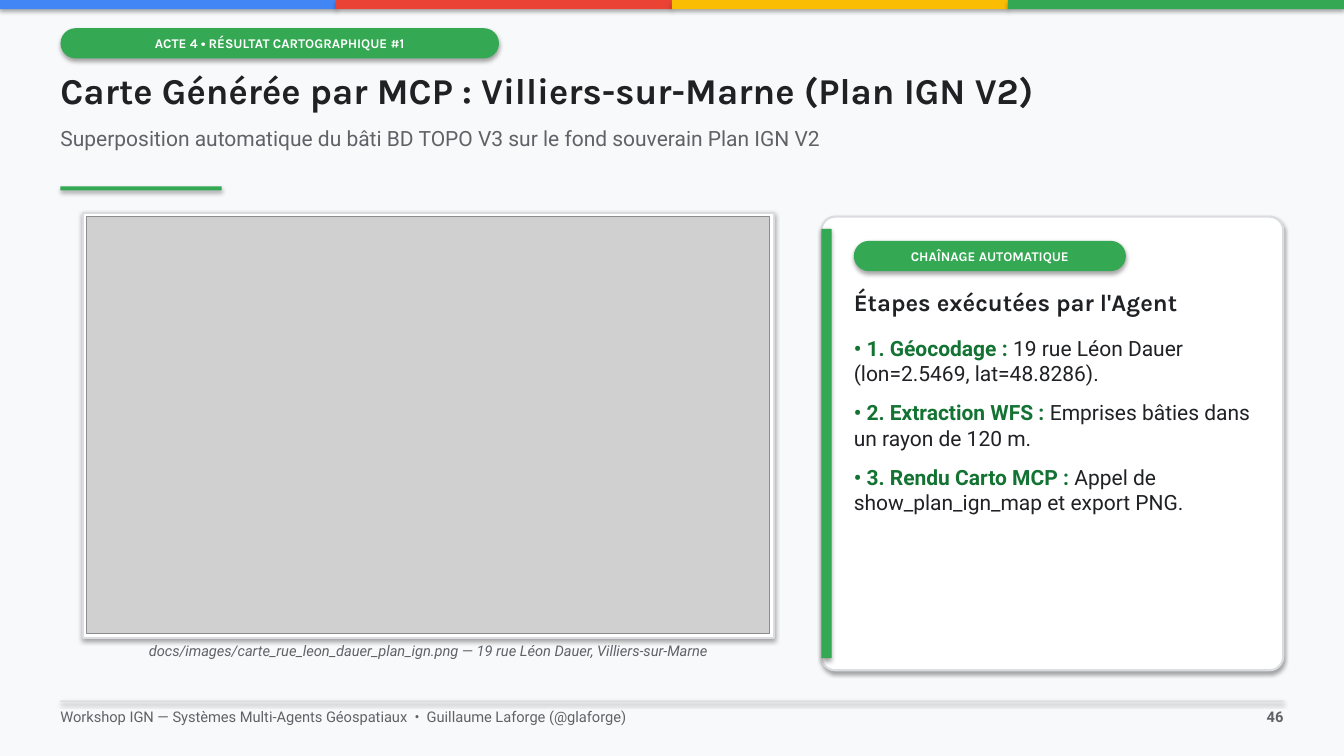
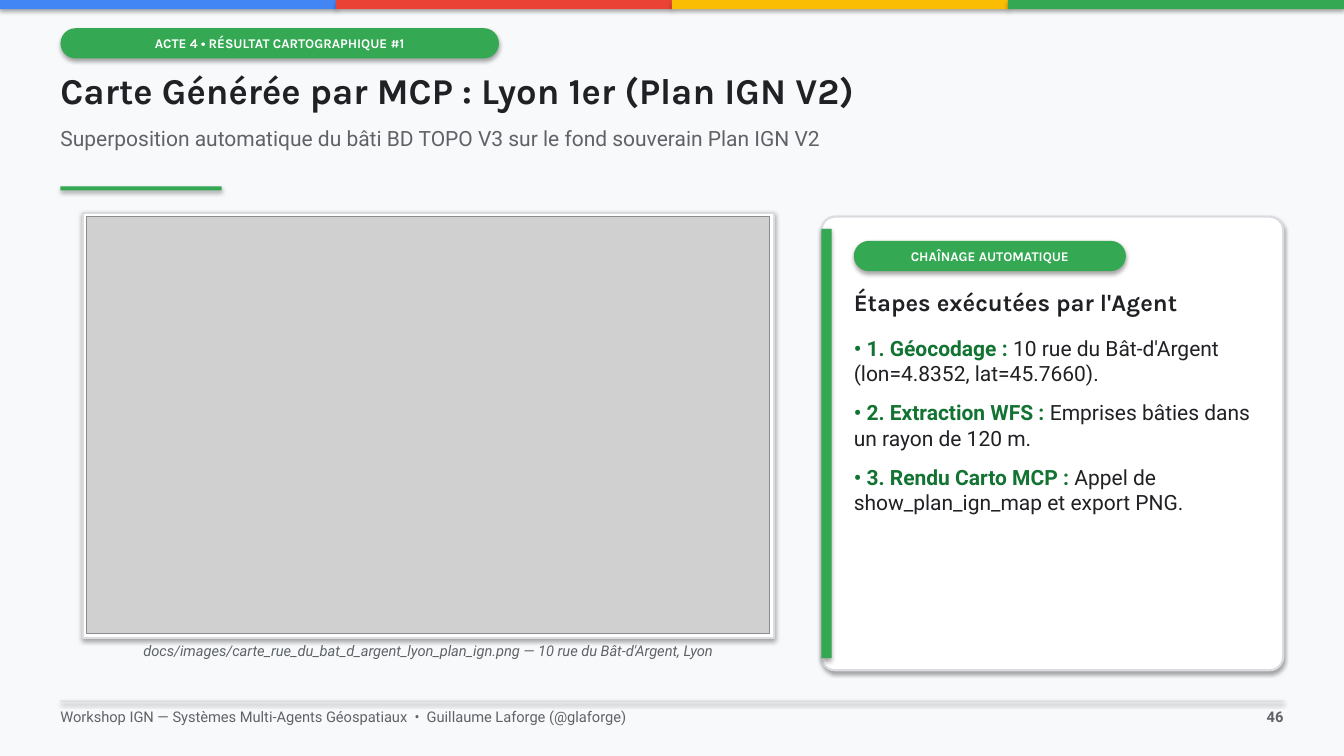
Before and after one commit to glaforge/ign-agentic, a slide deck: slide 46 of docs/presentation-workshop-ign.pptx. Drawn at 1344x756 pixels with LibreOffice and Linux fonts; fonts in the diff are those of the drawing; grey boxes stand for pictures. Boxes give left, top, right and bottom in pixels: in the first picture for what was removed or moved away, otherwise in the second. Text is boxed around its words. In the diff, an @@ line names an element or a change of style, - is before the commit and + after.

```diff
--- a/docs/presentation-workshop-ign.pptx
+++ b/docs/presentation-workshop-ign.pptx
@@ text at <box>60,75,853,113</box>: text changed @@
-Carte Générée par MCP : Villiers-sur-Marne (Plan IGN V2)
+Carte Générée par MCP : Lyon 1er (Plan IGN V2)
@@ text at <box>854,340,1218,386</box>: text changed @@
-• 1. Géocodage : 19 rue Léon Dauer (lon=2.5469, lat=48.8286).
+• 1. Géocodage : 10 rue du Bât-d'Argent (lon=4.8352, lat=45.7660).
@@ text at <box>143,645,713,659</box>: text changed @@
-docs/images/carte_rue_leon_dauer_plan_ign.png — 19 rue Léon Dauer, Villiers-sur-Marne
+docs/images/carte_rue_du_bat_d_argent_lyon_plan_ign.png — 10 rue du Bât-d'Argent, Lyon
```
Also in this commit, not shown: 1 other slide changed, 8 other files.
